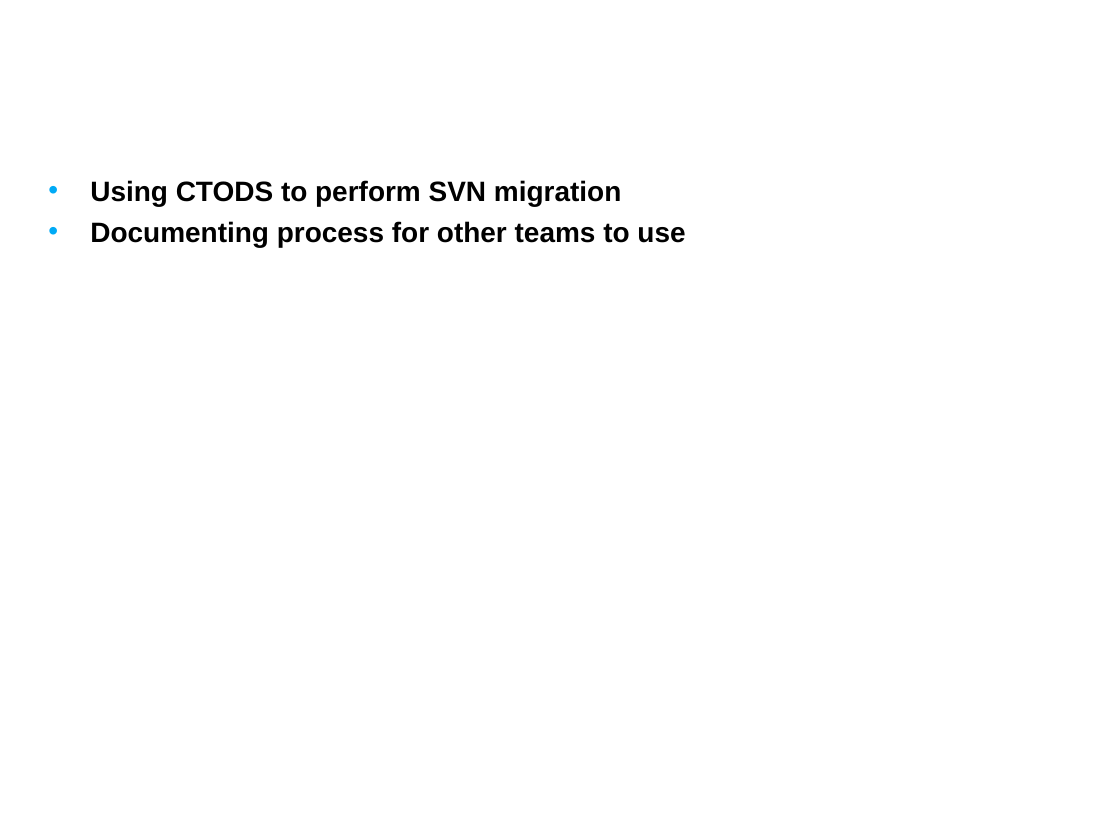
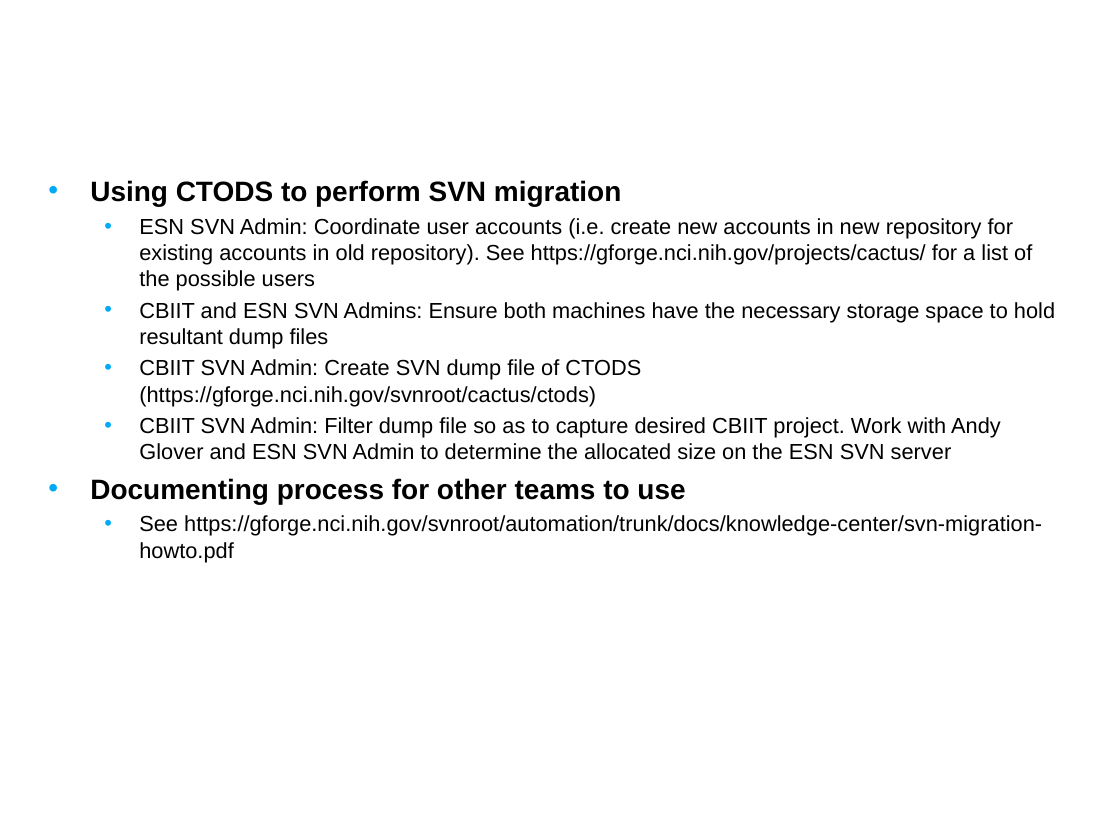
Before and after one commit to NCIP/automation, a slide deck: slide 6 of docs/presentations/bda-priorities-fy09q1.ppt (slide 5 before the commit). Drawn at 1120x840 pixels with LibreOffice and Linux fonts; fonts in the diff are those of the drawing; background and template pictures are left out. Boxes give left, top, right and bottom in pixels: in the first picture for what was removed or moved away, otherwise in the second. Text is boxed around its words. In the diff, an @@ line names an element or a change of style, - is before the commit and + after.

```diff
--- a/docs/presentations/bda-priorities-fy09q1.ppt
+++ b/docs/presentations/bda-priorities-fy09q1.ppt
@@ text at [139, 218, 1055, 460]: paragraphs added @@
+  • ESN SVN Admin: Coordinate user accounts (i.e. create new accounts in new repository for existing accounts in old repository). See https://gforge.nci.nih.gov/projects/cactus/ for a list of the possible users
+  • CBIIT and ESN SVN Admins: Ensure both machines have the necessary storage space to hold resultant dump files
+  • CBIIT SVN Admin: Create SVN dump file of CTODS (https://gforge.nci.nih.gov/svnroot/cactus/ctods)
+  • CBIIT SVN Admin: Filter dump file so as to capture desired CBIIT project. Work with Andy Glover and ESN SVN Admin to determine the allocated size on the ESN SVN server
@@ text at [139, 515, 1042, 562]: paragraph added @@
+  • See https://gforge.nci.nih.gov/svnroot/automation/trunk/docs/knowledge-center/svn-migration-howto.pdf
```
Also in this commit, not shown: 1 other slide changed, 1 slide added.
